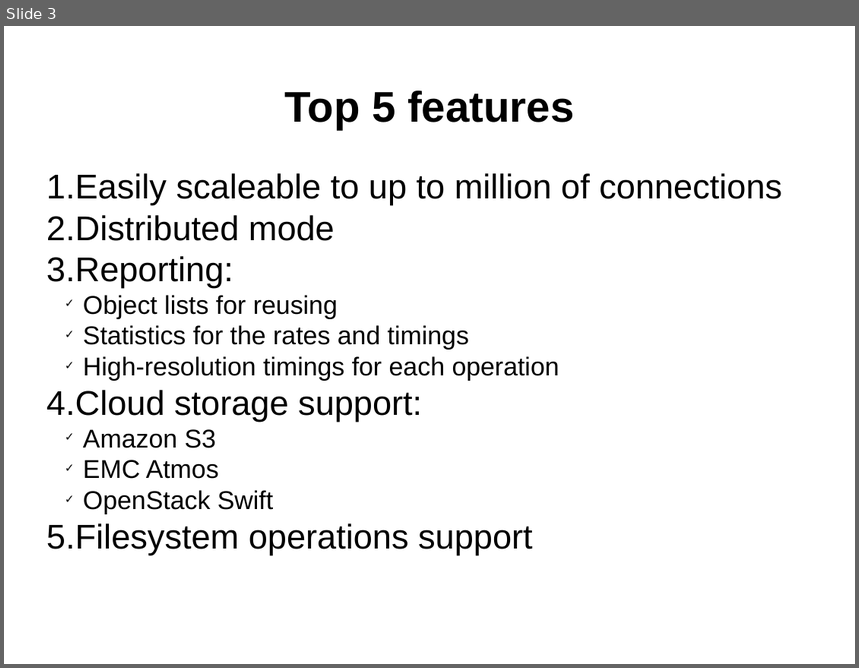
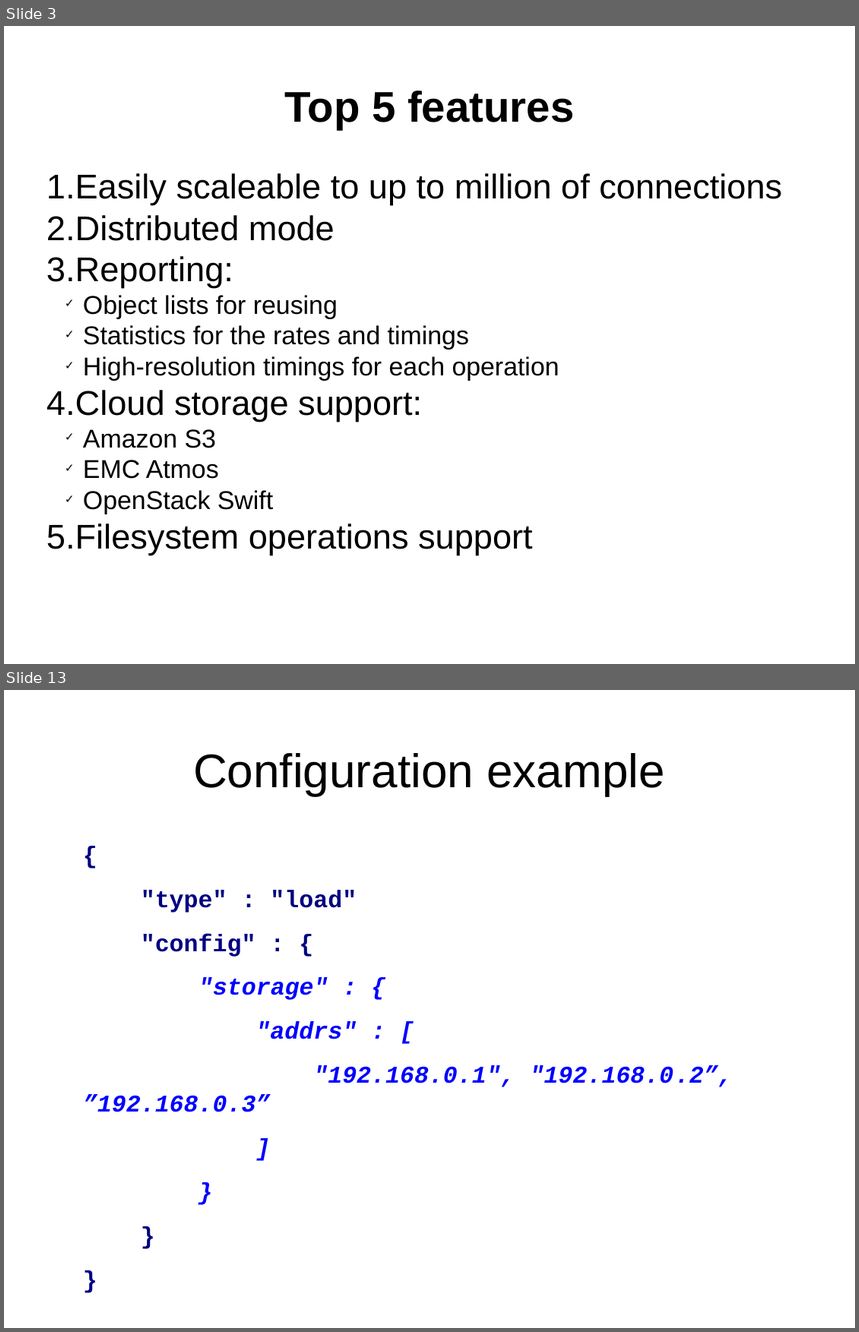
Before and after one commit to emc-mongoose/mongoose, a slide deck: doc/mongoosev2.odp. Shown one above the other, each under a label of ours: slide 3 before the commit, slides 3 and 13 after it; the slides between them are not shown. The pictures are 859x668 and 859x1332 pixels, drawn with LibreOffice and Linux fonts; fonts in the diff are those of the drawing. Boxes give left, top, right and bottom in pixels: in the first picture for what was removed or moved away, otherwise in the second. Text is boxed around its words. In the diff, an @@ line names an element or a change of style, - is before the commit and + after.

```diff
--- a/doc/mongoosev2.odp
+++ b/doc/mongoosev2.odp
@@ slide 13 added at (x1=4, y1=690, x2=855, y2=1328), background #FFFFFF @@
@@ title added at (x1=193, y1=753, x2=665, y2=796), 44 pt, text #000000 @@
+Configuration example
@@ text added at (x1=83, y1=890, x2=733, y2=1113), 22.4 pt, text #0000FF, bold, italic @@
+{
+"type" : "load"
+"config" : {
+"storage" : {
+"addrs" : [
+"192.168.0.1", "192.168.0.2”, ”192.168.0.3”
+]
+}
+}
+}
```
Also in this commit, not shown: 3 slides changed, 14 other slides added, 1 slide removed.
